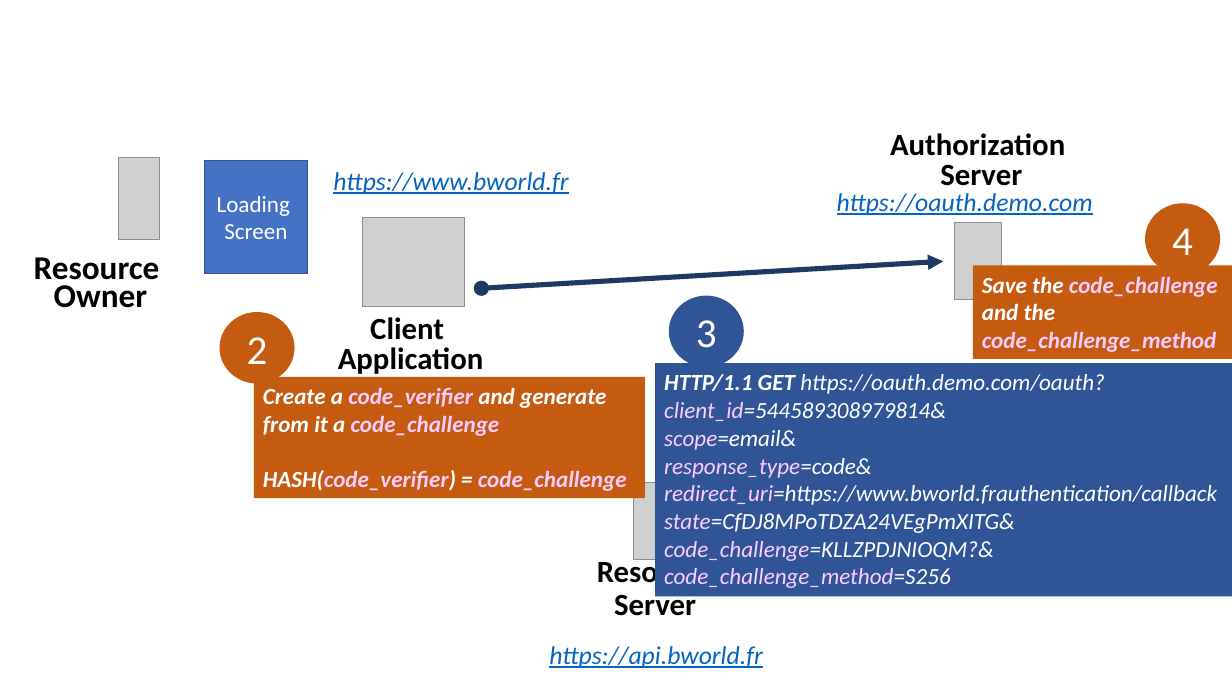
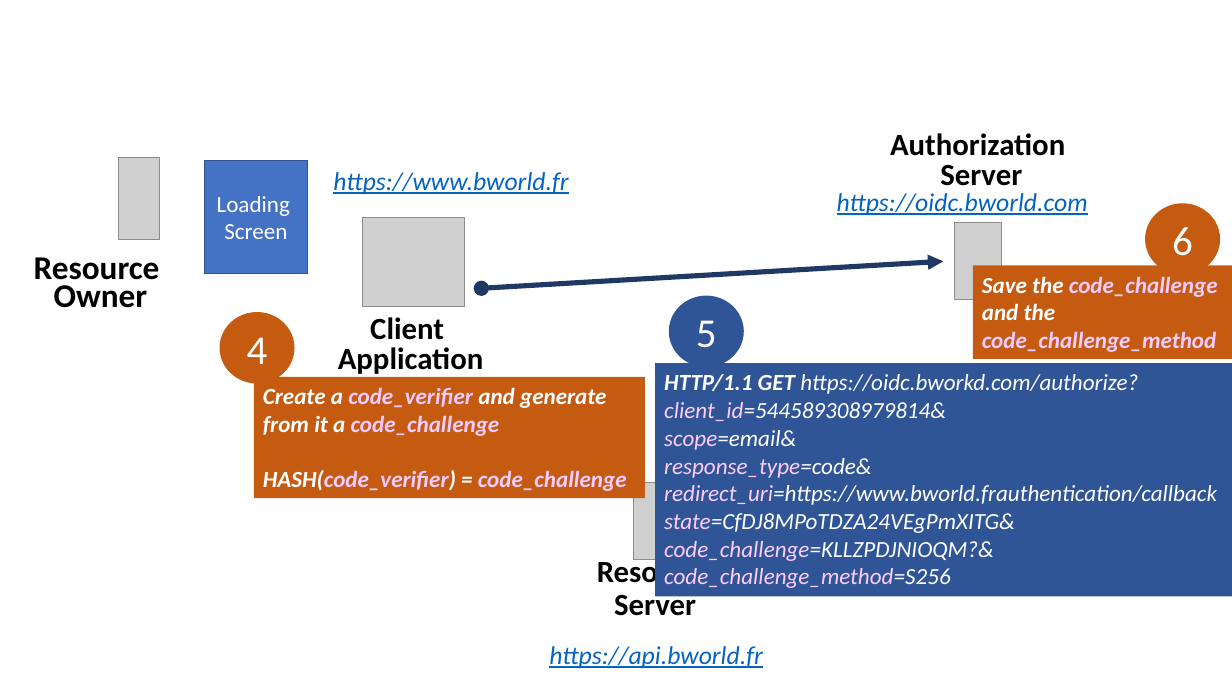
Before and after one commit to guillaume-chervet/course.rest, a slide deck: slide 40 of documentations/OIDC english.pptx. Drawn at 1232x693 pixels with LibreOffice and Linux fonts; fonts in the diff are those of the drawing; grey boxes stand for pictures. Boxes give left, top, right and bottom in pixels: in the first picture for what was removed or moved away, otherwise in the second. Text is boxed around its words. In the diff, an @@ line names an element or a change of style, - is before the commit and + after.

```diff
--- a/documentations/OIDC english.pptx
+++ b/documentations/OIDC english.pptx
@@ text at [837,193,1088,215]: text changed @@
-https://oauth.demo.com
+https://oidc.bworld.com
@@ text in ellipse at [1172,227,1193,256]: text changed @@
-4
+6
@@ text in ellipse at [696,320,717,348]: text changed @@
-3
+5
@@ text in ellipse at [247,337,268,364]: text changed @@
-2
+4
@@ text in rectangle at [664,374,1217,588]: text changed @@
-HTTP/1.1 GET https://oauth.demo.com/oauth?
-client_id=544589308979814&
-scope=email&
-response_type=code&
-redirect_uri=https://www.bworld.frauthentication/callback
-state=CfDJ8MPoTDZA24VEgPmXITG&
-code_challenge=KLLZPDJNIOQM?&
-code_challenge_method=S256
+HTTP/1.1 GET https://oidc.bworkd.com/authorize?
+client_id=544589308979814&
+scope=email&
+response_type=code&
+redirect_uri=https://www.bworld.frauthentication/callback
+state=CfDJ8MPoTDZA24VEgPmXITG&
+code_challenge=KLLZPDJNIOQM?&
+code_challenge_method=S256
```
Also in this commit, not shown: 7 other slides changed, 3 slides added, 1 slide removed, 1 other file.
